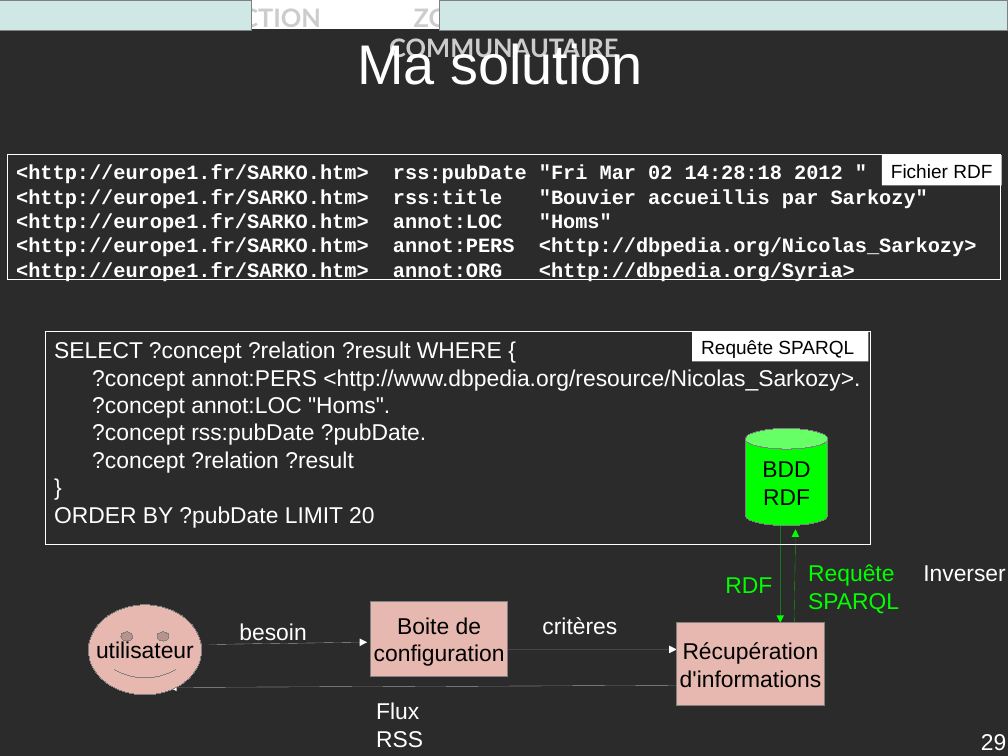
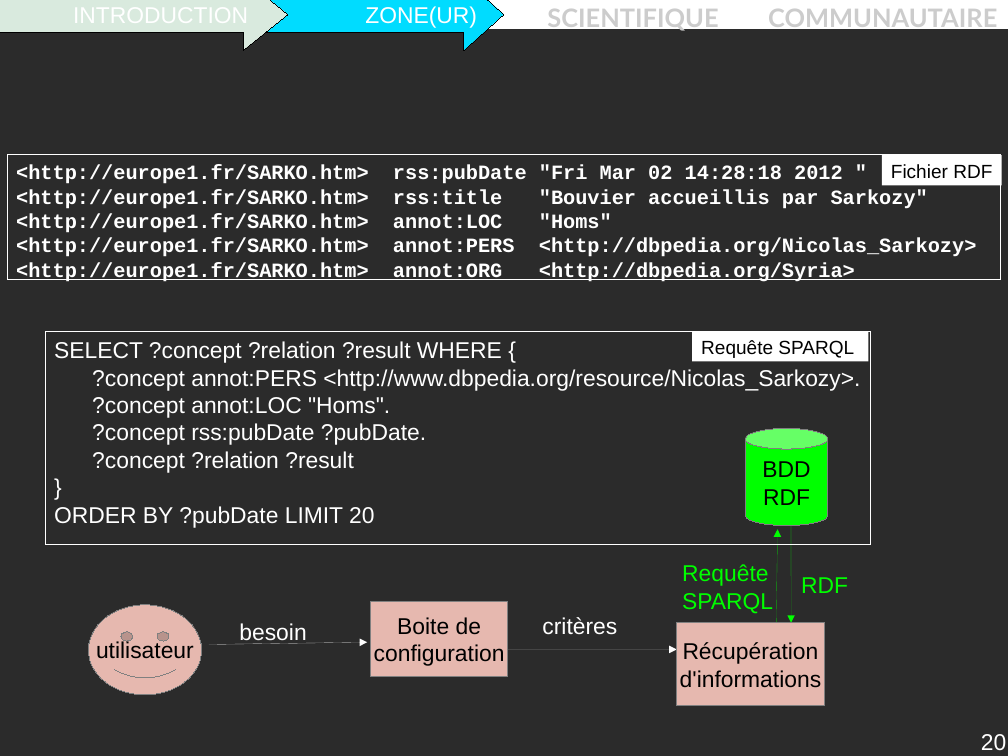
Before and after one commit to descl/ZONE, a slide deck: slide 20 of Rapport/presentation.odp (slide 29 before the commit). Drawn at 1008x756 pixels with LibreOffice and Linux fonts; fonts in the diff are those of the drawing; background and template pictures are left out; a plain dark background stands for a picture behind light text. Boxes give left, top, right and bottom in pixels: in the first picture for what was removed or moved away, otherwise in the second. Text is boxed around its words. In the diff, an @@ line names an element or a change of style, - is before the commit and + after.

```diff
--- a/Rapport/presentation.odp
+++ b/Rapport/presentation.odp
@@ text "INTRODUCTION ZONE(UR) SCIENTIFIQUE COMMUNAUTAIRE" rewrapped from <box>124,5,796,63</box> to <box>299,7,997,32</box> @@
@@ rectangle removed at <box>0,0,252,30</box> @@
@@ right arrow added at <box>0,0,288,50</box>, fill #D9EADE, outline #000000 0 pt, 18 pt, text #FFFFFF @@
+INTRODUCTION
@@ right arrow added at <box>220,0,504,50</box>, fill #00DCFF, outline #000000 0 pt, 18 pt, text #FFFFFF @@
+ZONE(UR)
@@ rectangle removed at <box>439,0,1008,30</box> @@
@@ title removed at <box>357,40,642,85</box> @@
-Ma solution
@@ arrow moved from (794, 681) - (796, 530) to (776, 681) - (777, 530) @@
@@ arrow moved from (780, 526) - (780, 623) to (791, 526) - (791, 623) @@
@@ text "Requête": place and size @@
-text "Requête" at <box>808,564,899,614</box>
+text "Requête" at <box>682,564,773,614</box>
@@ text "RDF": place and size @@
-text "RDF" at <box>725,577,772,593</box>
+text "RDF" at <box>801,577,848,593</box>
@@ text removed at <box>923,565,1006,582</box> @@
-Inverser les fleches
@@ arrow removed from (677, 686) to (169, 688) @@
@@ text removed at <box>376,702,423,748</box> @@
-Flux RSS
@@ page number at <box>981,734,1006,750</box>: text changed @@
-29
+20
```
Also in this commit, not shown: 27 other slides changed, 8 slides added, 20 slides removed.
